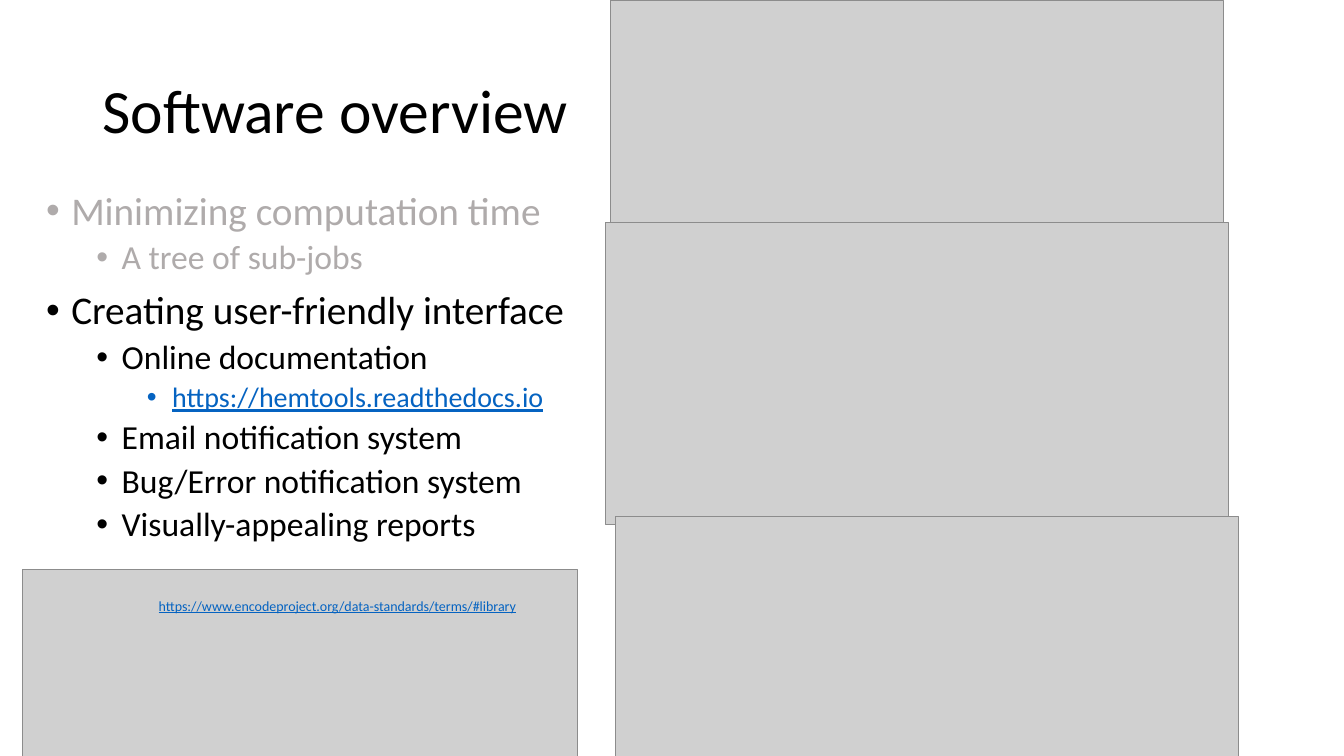
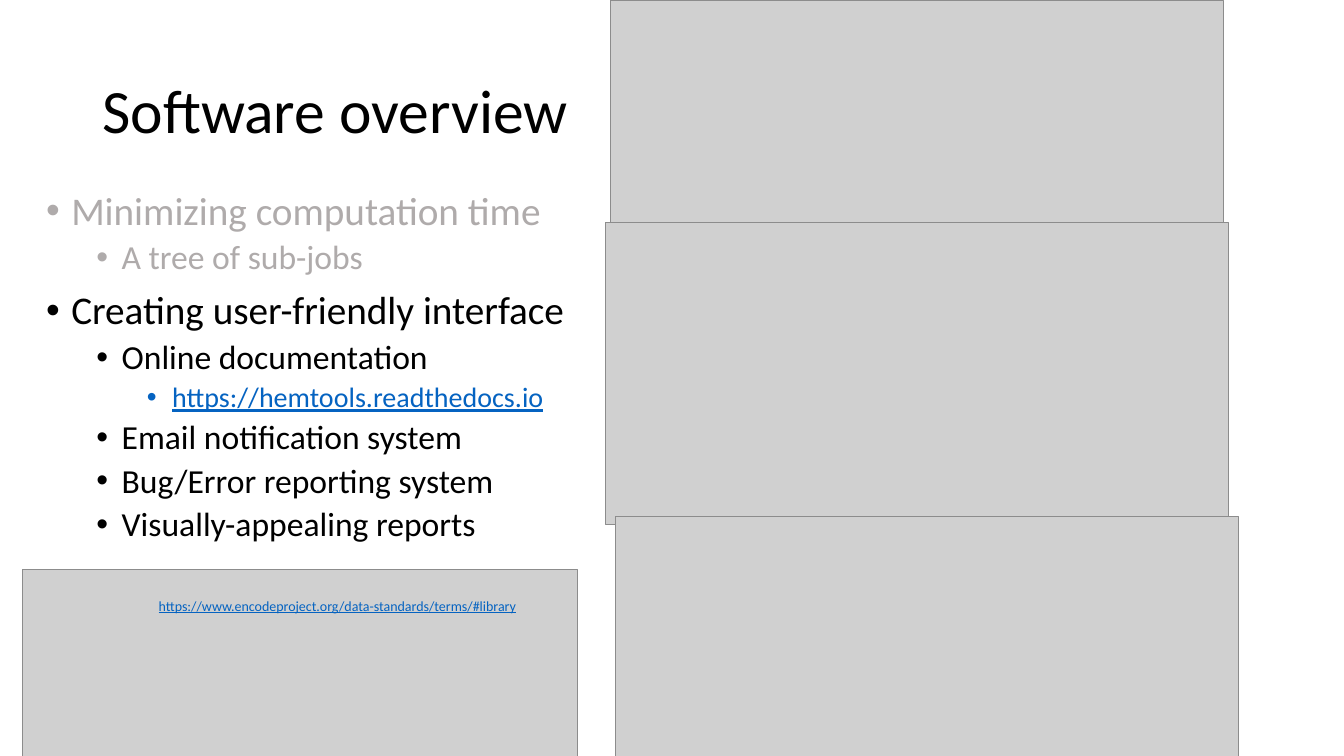
Before and after one commit to YichaoOU/HemTools, a slide deck: slide 8 of HemTools Tutorial.pptx (slide 7 before the commit). Drawn at 1344x756 pixels with LibreOffice and Linux fonts; fonts in the diff are those of the drawing; grey boxes stand for pictures. Boxes give left, top, right and bottom in pixels: in the first picture for what was removed or moved away, otherwise in the second. Text is boxed around its words. In the diff, an @@ line names an element or a change of style, - is before the commit and + after.

```diff
--- a/HemTools Tutorial.pptx
+++ b/HemTools Tutorial.pptx
@@ text at [122,469,494,499]: text changed @@
-  • Bug/Error notification system
+  • Bug/Error reporting system
```
Also in this commit, not shown: 8 other slides changed, 6 slides added, 3 other files.
